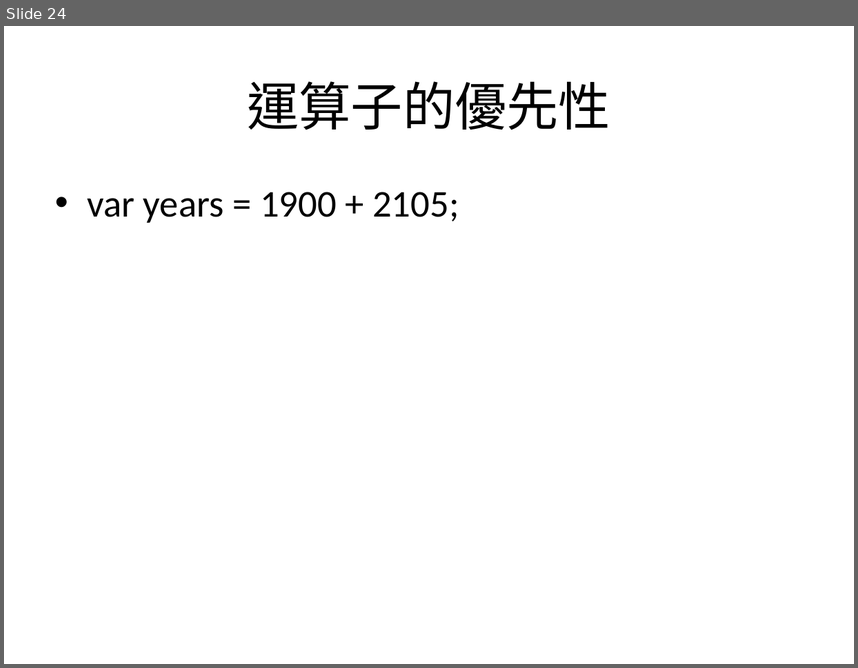
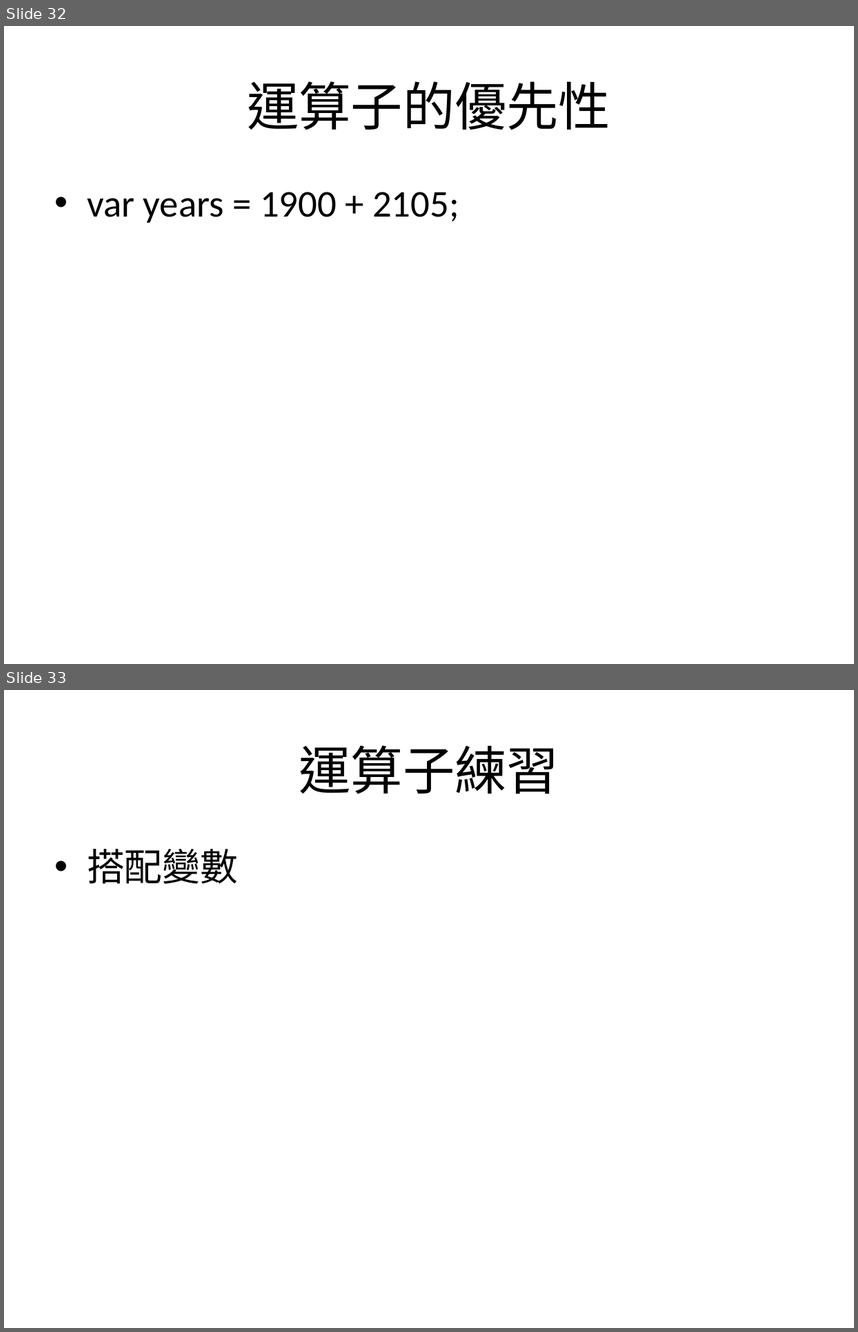
Before and after one commit to allen8101070/JavaScript-PPT, a slide deck: javaScript.pptx. Shown one above the other, each under a label of ours: slide 24 before the commit, slides 32 and 33 after it. The pictures are 858x668 and 858x1332 pixels, drawn with LibreOffice and Linux fonts; fonts in the diff are those of the drawing. Boxes give left, top, right and bottom in pixels: in the first picture for what was removed or moved away, otherwise in the second. Text is boxed around its words. In the diff, an @@ line names an element or a change of style, - is before the commit and + after.

```diff
--- a/javaScript.pptx
+++ b/javaScript.pptx
@@ slide 33 added at (x1=4, y1=690, x2=854, y2=1328), background #FFFFFF @@
@@ title added at (x1=299, y1=745, x2=559, y2=794), 44 pt, text #000000 @@
+運算子練習
@@ text added at (x1=87, y1=849, x2=238, y2=884), 32 pt, text #000000 @@
+• 搭配變數
@@ what was slide 24 is now slide 32 @@
```
Also in this commit, not shown: 9 slides changed, 24 other slides added, 4 slides removed.
